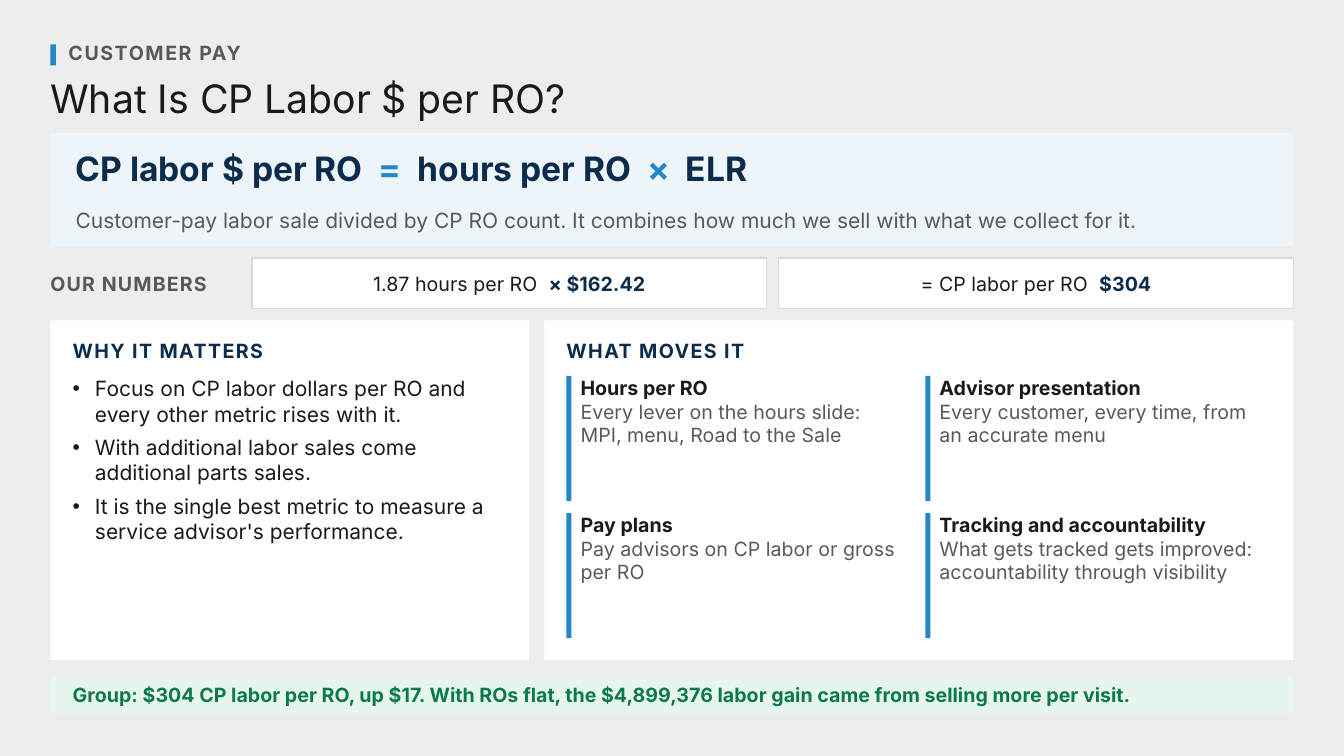
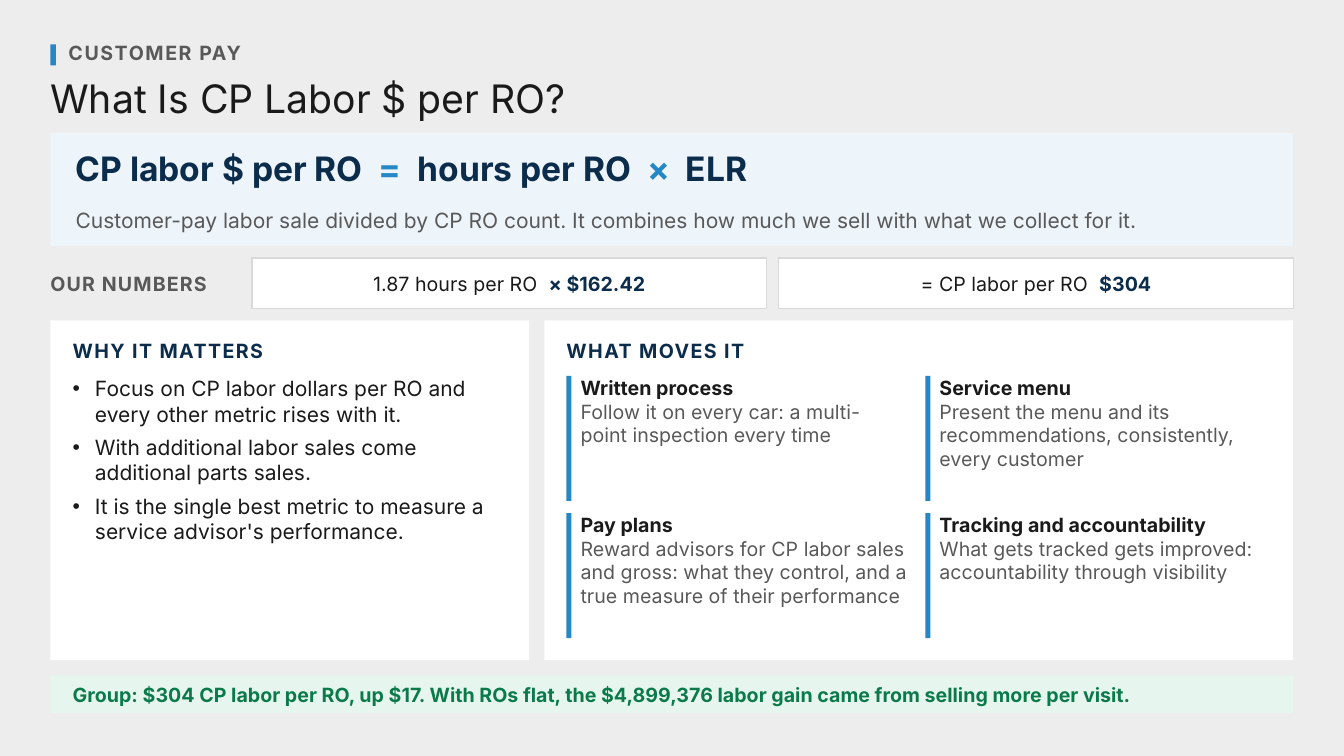
Before and after one commit to Ndresner/Noah, a slide deck: slide 71 of day2-deck/decks/Fixed Ops - Day 2 Example Test Deck.pptx (slide 72 before the commit). Drawn at 1344x756 pixels with LibreOffice and Linux fonts; fonts in the diff are those of the drawing. Boxes give left, top, right and bottom in pixels: in the first picture for what was removed or moved away, otherwise in the second. Text is boxed around its words. In the diff, an @@ line names an element or a change of style, - is before the commit and + after.

```diff
--- a/day2-deck/decks/Fixed Ops - Day 2 Example Test Deck.pptx
+++ b/day2-deck/decks/Fixed Ops - Day 2 Example Test Deck.pptx
@@ text at [581, 380, 860, 446]: text changed @@
-Hours per RO
-Every lever on the hours slide: MPI, menu, Road to the Sale
+Written process
+Follow it on every car: a multi-point inspection every time
@@ text at [939, 380, 1233, 470]: text changed @@
-Advisor presentation
-Every customer, every time, from an accurate menu
+Service menu
+Present the menu and its recommendations, consistently, every customer
@@ text at [581, 541, 907, 607]: text changed @@
-Pay advisors on CP labor or gross per RO
+Reward advisors for CP labor sales and gross: what they control, and a true measure of their performance
```
Also in this commit, not shown: 43 other slides changed, 1 slide removed, 46 other files.
